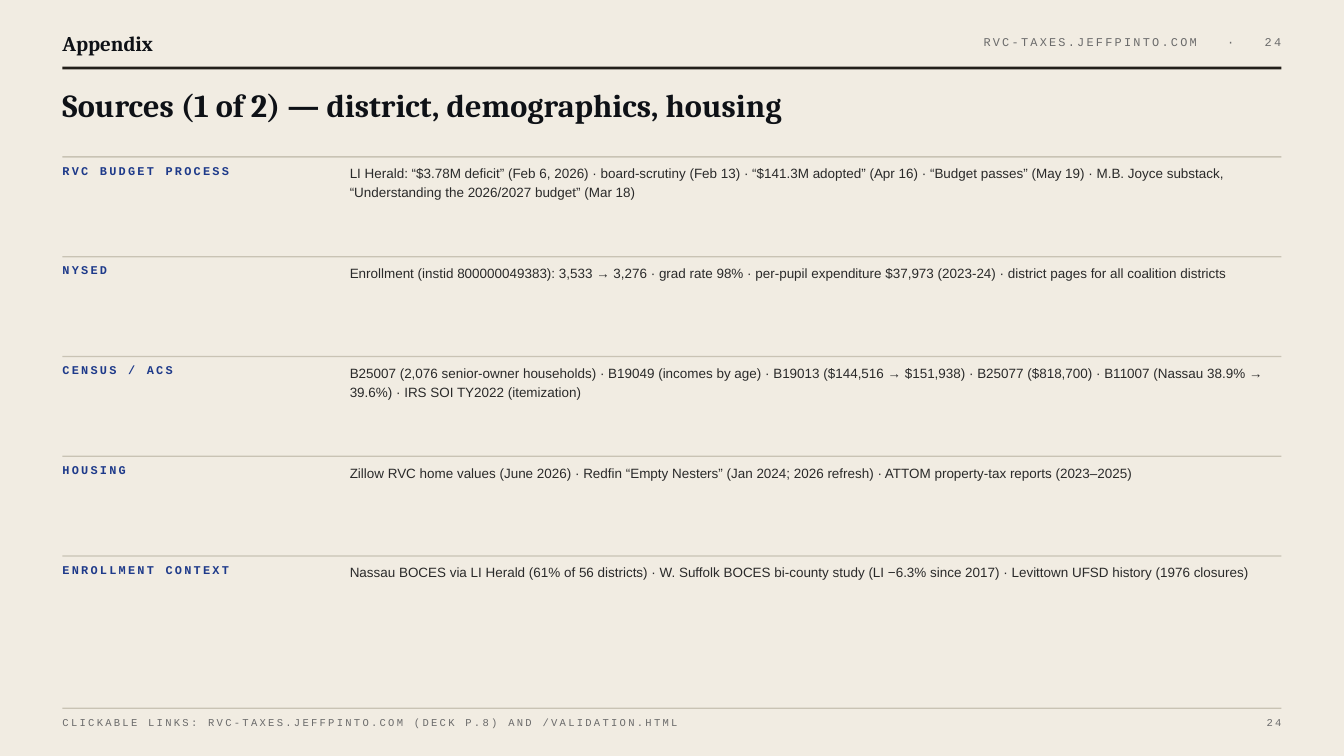
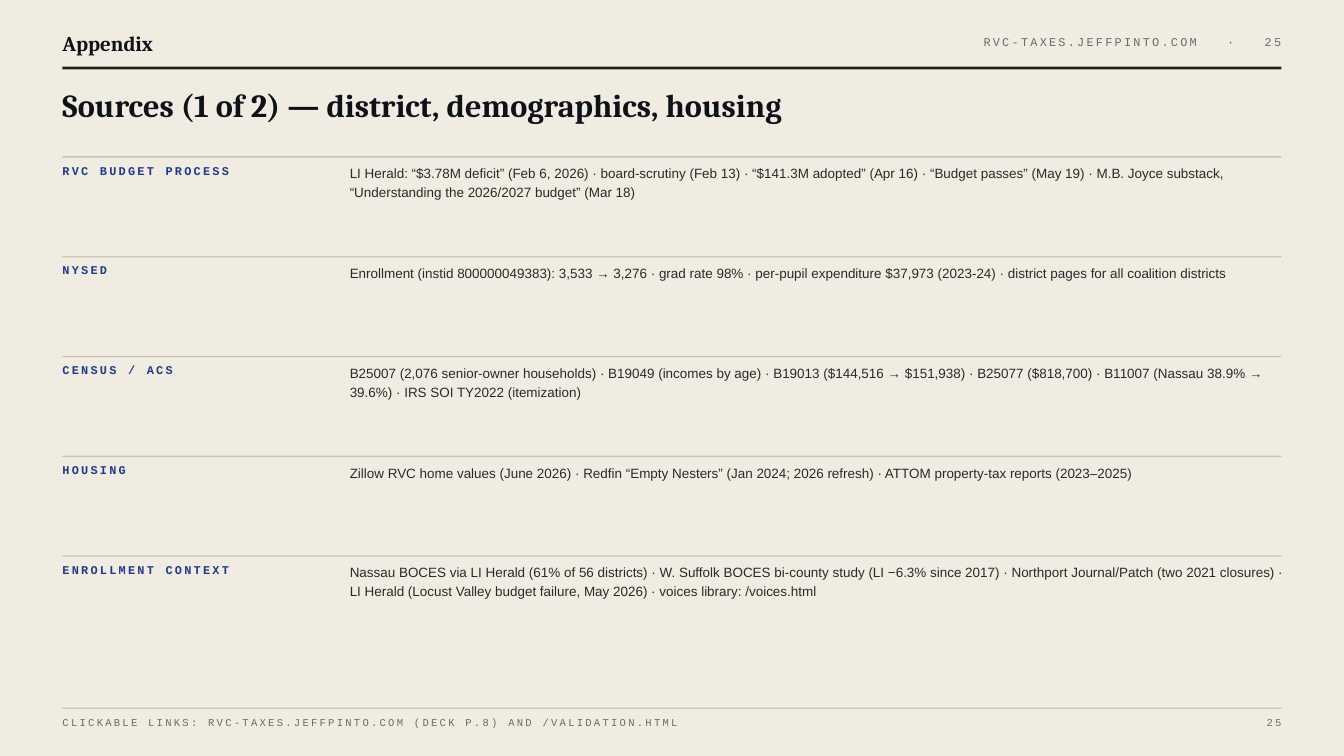
Before and after one commit to bigbrownjeff/rvc-homeowner-taxes, a slide deck: slide 25 of site/RVC_Legislator_Deck.pptx (slide 24 before the commit). Drawn at 1344x756 pixels with LibreOffice and Linux fonts; fonts in the diff are those of the drawing. Boxes give left, top, right and bottom in pixels: in the first picture for what was removed or moved away, otherwise in the second. Text is boxed around its words. In the diff, an @@ line names an element or a change of style, - is before the commit and + after.

```diff
--- a/site/RVC_Legislator_Deck.pptx
+++ b/site/RVC_Legislator_Deck.pptx
@@ text at [984, 38, 1282, 46]: text changed @@
-RVC-TAXES.JEFFPINTO.COM · 24
+RVC-TAXES.JEFFPINTO.COM · 25
@@ text at [350, 567, 1275, 599]: text changed @@
-Nassau BOCES via LI Herald (61% of 56 districts) · W. Suffolk BOCES bi-county study (LI −6.3% since 2017) · Levittown UFSD history (1976 closures)
+Nassau BOCES via LI Herald (61% of 56 districts) · W. Suffolk BOCES bi-county study (LI −6.3% since 2017) · Northport Journal/Patch (two 2021 closures) · LI Herald (Locust Valley budget failure, May 2026) · voices library: /voices.html
@@ text at [1267, 719, 1282, 726]: text changed @@
-24
+25
```
Also in this commit, not shown: 18 other slides changed, 1 slide added, 8 other files.
